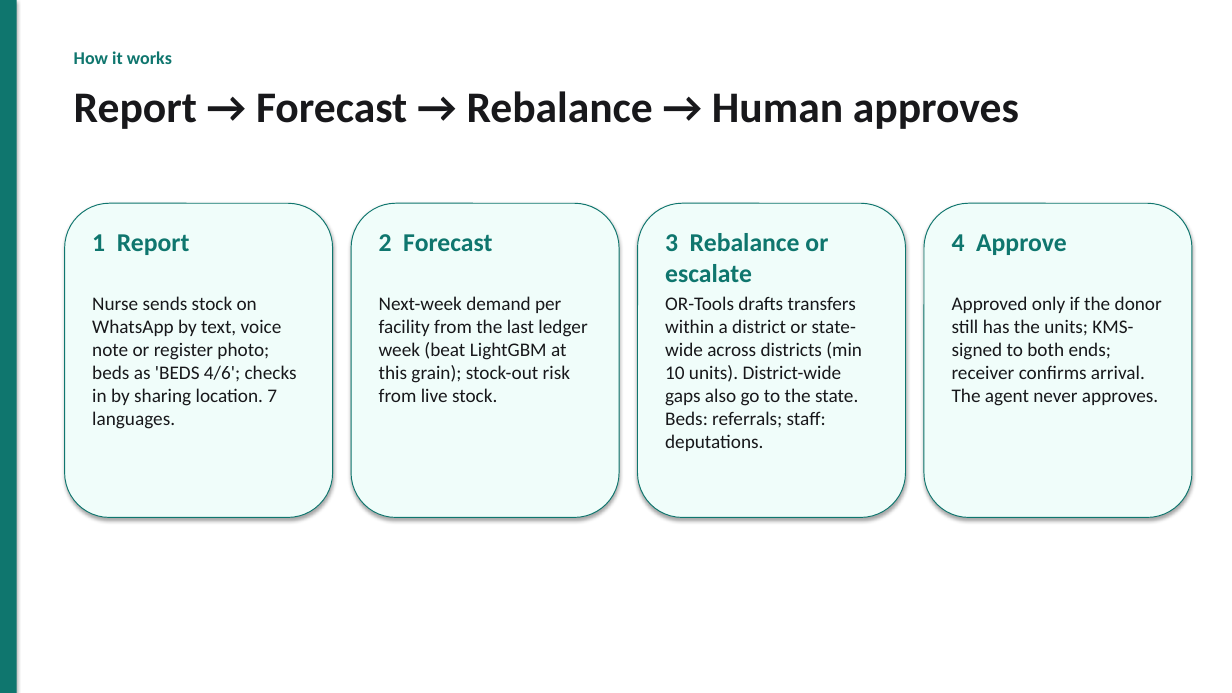
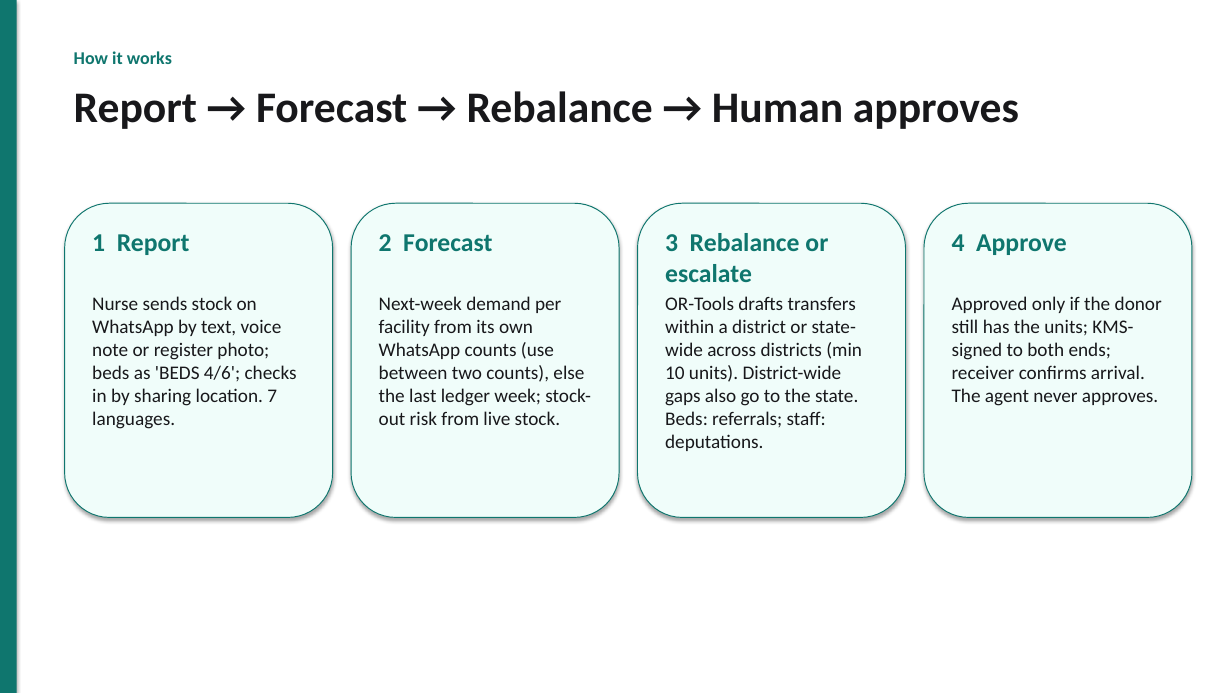
Before and after one commit to akshat333-debug/AushadhiNet, a slide deck: slide 4 of docs/pitch/AushadhiNet-pitch.pptx. Drawn at 1232x693 pixels with LibreOffice and Linux fonts; fonts in the diff are those of the drawing. Boxes give left, top, right and bottom in pixels: in the first picture for what was removed or moved away, otherwise in the second. Text is boxed around its words. In the diff, an @@ line names an element or a change of style, - is before the commit and + after.

```diff
--- a/docs/pitch/AushadhiNet-pitch.pptx
+++ b/docs/pitch/AushadhiNet-pitch.pptx
@@ text at [379, 296, 591, 425]: text changed @@
-Next-week demand per facility from the last ledger week (beat LightGBM at this grain); stock-out risk from live stock.
+Next-week demand per facility from its own WhatsApp counts (use between two counts), else the last ledger week; stock-out risk from live stock.
```
Also in this commit, not shown: 4 other slides changed, 57 other files.
